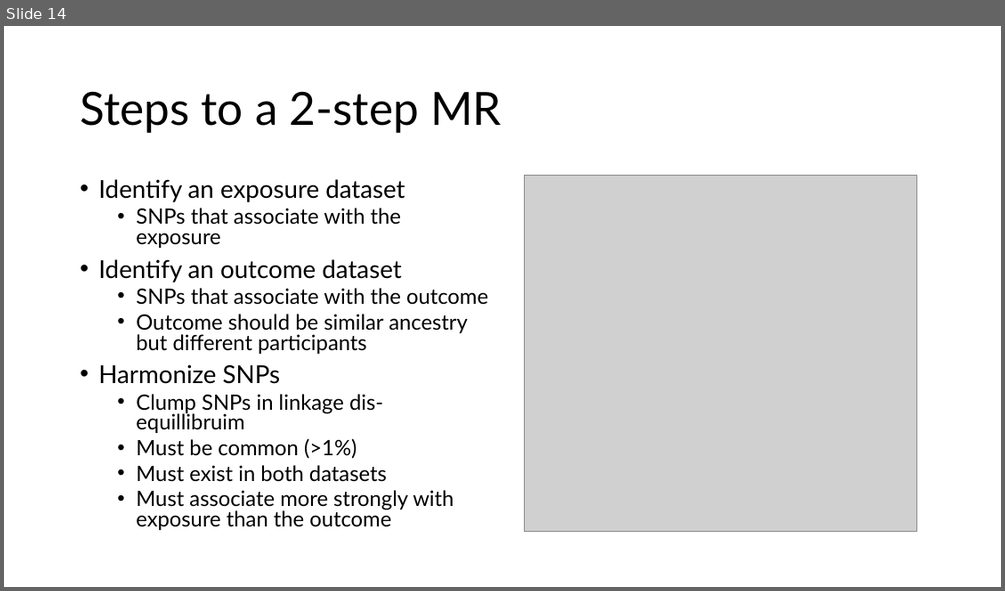
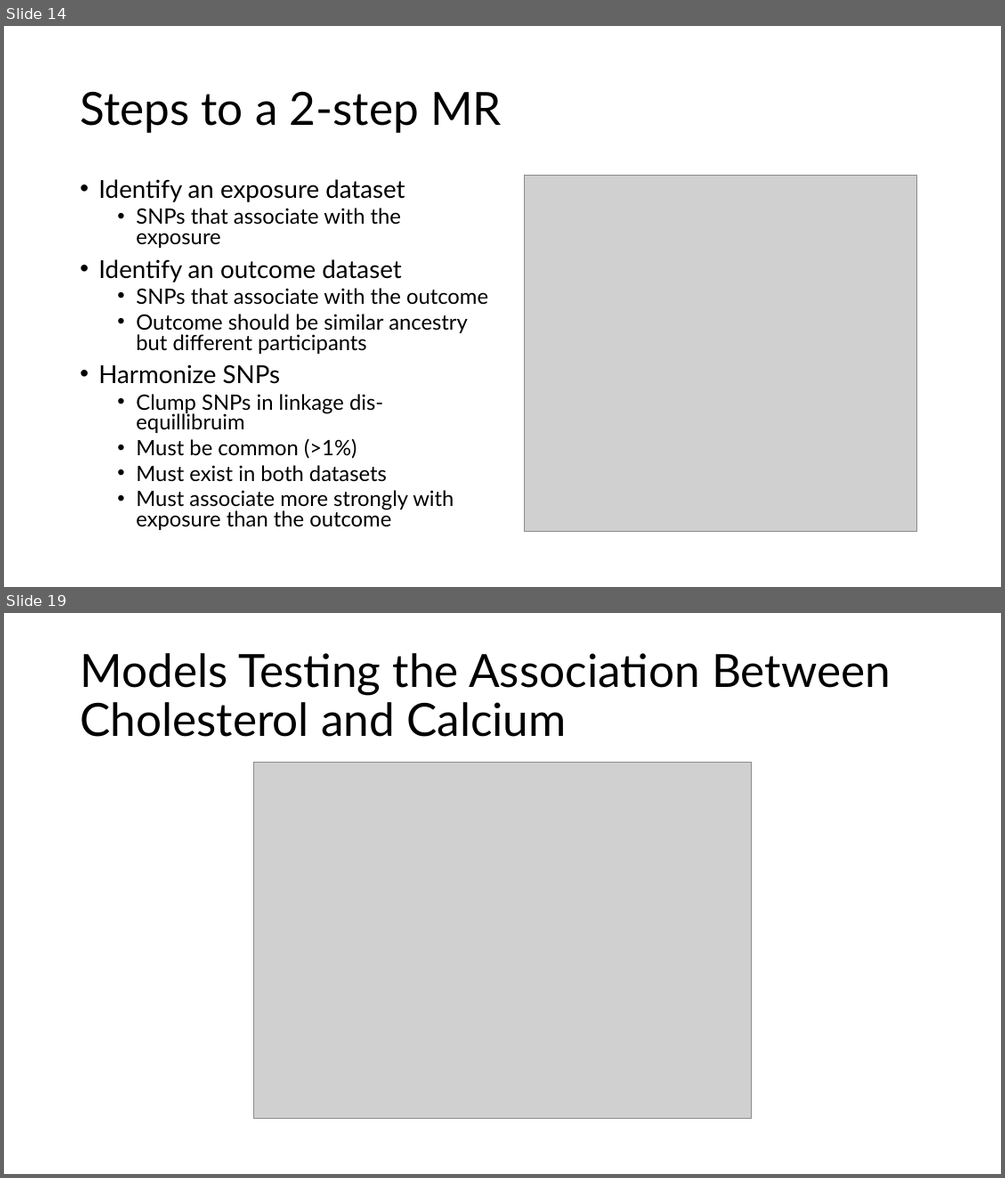
Before and after one commit to BridgesLab/PrecisionNutrition, a slide deck: Presentations/High Cholesterol Causes Bone Demineralization.pptx. Shown one above the other, each under a label of ours: slide 14 before the commit, slides 14 and 19 after it; the slides between them are not shown. The pictures are 1005x591 and 1005x1178 pixels, drawn with LibreOffice and Linux fonts; fonts in the diff are those of the drawing; grey boxes stand for pictures. Boxes give left, top, right and bottom in pixels: in the first picture for what was removed or moved away, otherwise in the second. Text is boxed around its words. In the diff, an @@ line names an element or a change of style, - is before the commit and + after.

Commit message:
Updated figures for cholesterol calcium analysis

```diff
--- a/Presentations/High Cholesterol Causes Bone Demineralization.pptx
+++ b/Presentations/High Cholesterol Causes Bone Demineralization.pptx
@@ slide 19 added at bbox=[4, 613, 1001, 1174], background #FFFFFF @@
@@ title added at bbox=[80, 653, 890, 737], 44 pt, text #000000 @@
+Models Testing the Association Between Cholesterol and Calcium
@@ picture added at bbox=[254, 763, 752, 1119] @@
```
Also in this commit, not shown: 5 slides changed, 8 other slides added, 2 slides removed, 2 other files.
